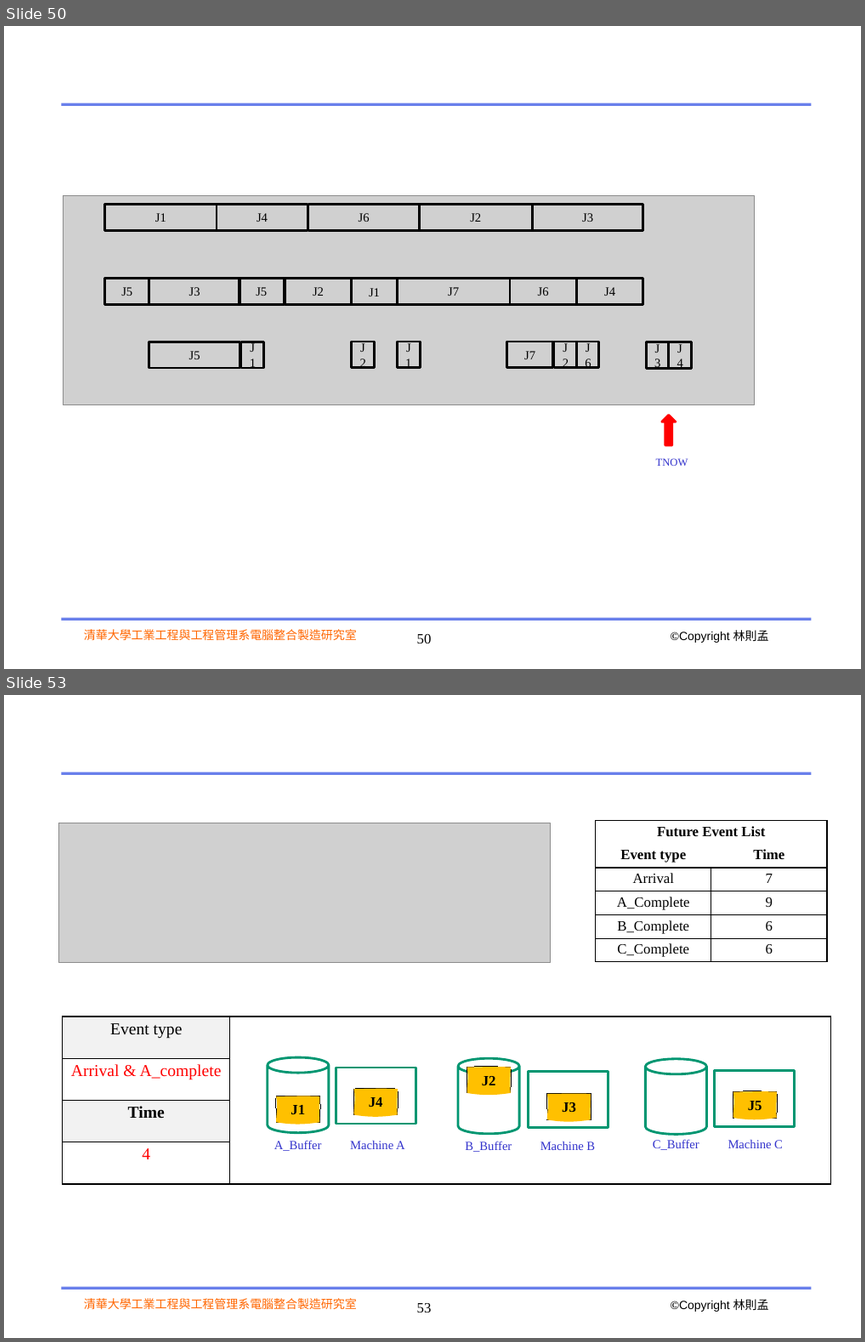
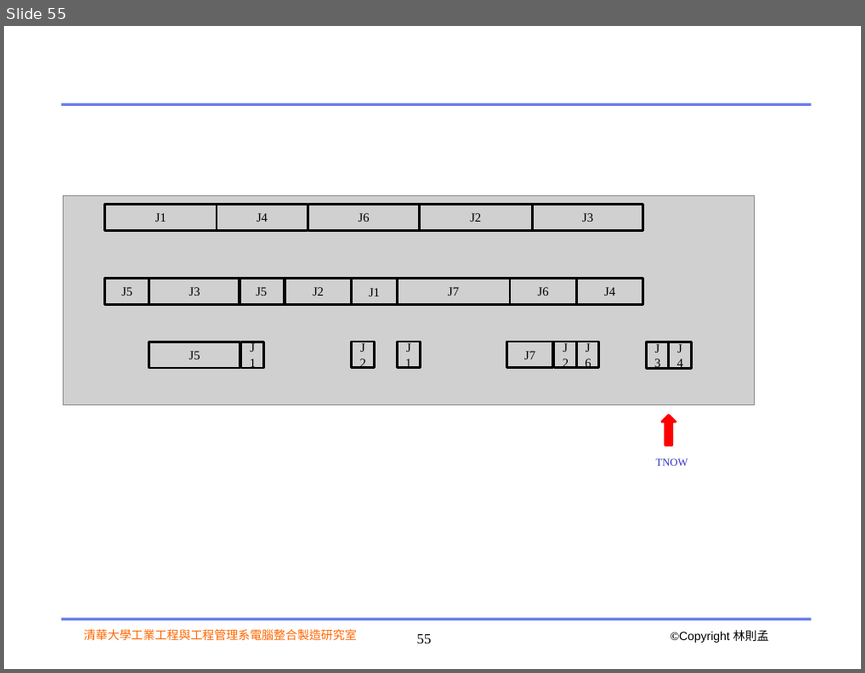
Before and after one commit to colinlee0924/ppc_ws, a slide deck: ppt/2020_DES_with_python.pptx. Shown one above the other, each under a label of ours: slides 50 and 53 before the commit, slide 55 after it; the slides between them are not shown. The pictures are 865x1342 and 865x673 pixels, drawn with LibreOffice and Linux fonts; fonts in the diff are those of the drawing; grey boxes stand for pictures; background and template pictures are left out. Boxes give left, top, right and bottom in pixels: in the first picture for what was removed or moved away, otherwise in the second. Text is boxed around its words. In the diff, an @@ line names an element or a change of style, - is before the commit and + after.

Commit message:
event-driven job shop scheduling tutorial

```diff
--- a/ppt/2020_DES_with_python.pptx
+++ b/ppt/2020_DES_with_python.pptx
@@ slide 53 removed at (x1=4, y1=695, x2=861, y2=1338), background #FFFFFF; not listed: 5 template elements that a slide beside it also shows @@
@@ table removed at (x1=596, y1=820, x2=827, y2=961), 6 rows, 2 columns @@
-Future Event List | 
-Event type | Time
-Arrival | 7
-A_Complete | 9
-B_Complete | 6
-C_Complete | 6
@@ picture removed at (x1=59, y1=823, x2=550, y2=962) @@
@@ table removed at (x1=63, y1=1016, x2=229, y2=1185), 4 rows, 1 columns @@
-Event type
-Arrival & A_complete
-Time
-4
@@ table removed at (x1=230, y1=1016, x2=831, y2=1185), 1 rows, 1 columns @@
-
@@ freeform shape removed at (x1=466, y1=1066, x2=511, y2=1093) @@
-J2
@@ freeform shape removed at (x1=277, y1=1096, x2=320, y2=1122) @@
-J1
@@ freeform shape removed at (x1=353, y1=1089, x2=398, y2=1114) @@
-J4
@@ freeform shape removed at (x1=547, y1=1094, x2=590, y2=1119) @@
-J3
@@ freeform shape removed at (x1=733, y1=1092, x2=777, y2=1117) @@
-J5
@@ group removed at (x1=267, y1=1057, x2=794, y2=1151): 6 texts, 3 cylinders, 3 rectangles @@
-A_Buffer
-Machine A
-B_Buffer
-C_Buffer
-Machine B
-Machine C
@@ what was slide 50 is now slide 55 @@
@@ page number at (x1=417, y1=634, x2=432, y2=643): text changed @@
-50
+55
```
Also in this commit, not shown: 4 slides changed, 9 slides added, 5 other slides removed, 4 other files.
